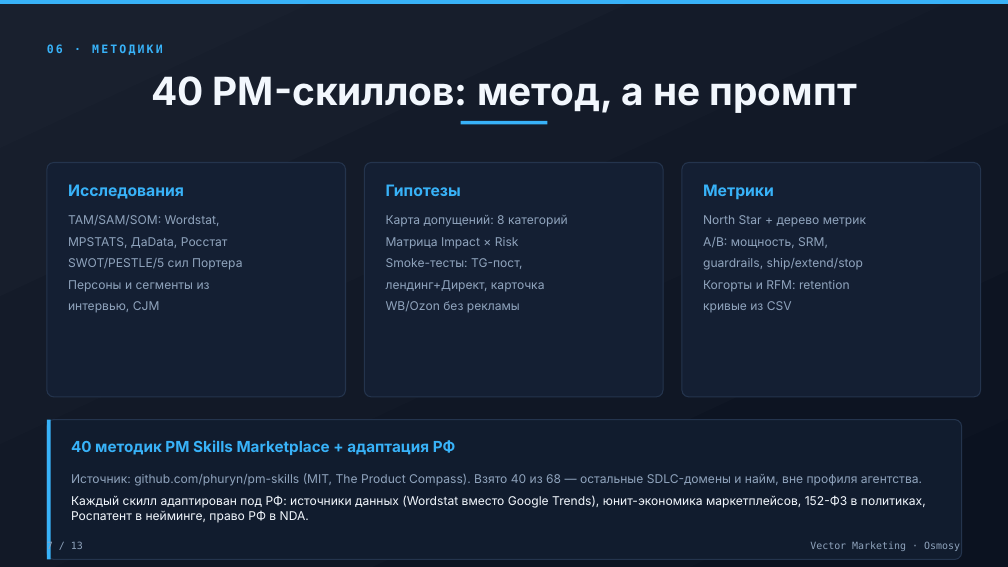
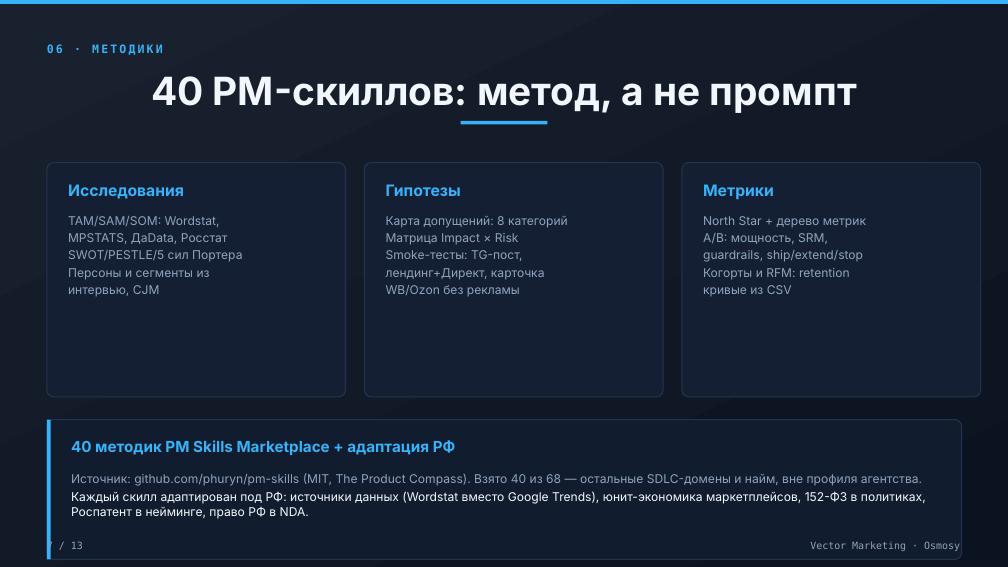
Before and after one commit to Osmosy/vector-marketing, a slide deck: slide 7 of deck/vector-marketing-01-obsidian-neon.pptx. Drawn at 1008x567 pixels with LibreOffice and Linux fonts; fonts in the diff are those of the drawing. Boxes give left, top, right and bottom in pixels: in the first picture for what was removed or moved away, otherwise in the second. Text is boxed around its words. In the diff, an @@ line names an element or a change of style, - is before the commit and + after.

```diff
--- a/deck/vector-marketing-01-obsidian-neon.pptx
+++ b/deck/vector-marketing-01-obsidian-neon.pptx
@@ text at (68,216,228,244): paragraphs added @@
+TAM/SAM/SOM: Wordstat,
+MPSTATS, ДaData, Росстат
@@ text "TAM/SAM/SOM: Wordstat,": place and size @@
-text "TAM/SAM/SOM: Wordstat," at (68,258,242,270)
+text "TAM/SAM/SOM: Wordstat," at (68,216,242,297)
@@ text removed at (68,237,228,248) @@
-MPSTATS, ДaData, Росстат
@@ text at (386,216,568,280): paragraphs added @@
+Карта допущений: 8 категорий
+Матрица Impact × Risk
+Smoke-тесты: TG-пост,
+лендинг+Директ, карточка
@@ text "Карта допущений: 8 категорий": place and size @@
-text "Карта допущений: 8 категорий" at (386,301,520,313)
+text "Карта допущений: 8 категорий" at (386,216,568,297)
@@ text removed at (386,237,519,249) @@
-Матрица Impact × Risk
@@ text at (703,216,866,262): paragraphs added @@
+North Star + дерево метрик
+A/B: мощность, SRM,
+guardrails, ship/extend/stop
@@ text "North Star + дерево метрик": place and size @@
-text "North Star + дерево метрик" at (703,280,850,292)
+text "North Star + дерево метрик" at (703,216,866,296)
@@ text removed at (703,237,828,248) @@
-A/B: мощность, SRM,
@@ text at (68,268,210,297): paragraphs added @@
+Персоны и сегменты из
+интервью, CJM
@@ text at (68,250,242,262): line spacing 1 to 1.05; more space between paragraphs @@
@@ text removed at (386,258,523,269) @@
-Smoke-тесты: TG-пост,
@@ text at (703,268,850,280): line spacing 1 to 1.05; more space between paragraphs @@
@@ text removed at (703,258,863,270) @@
-guardrails, ship/extend/stop
@@ text removed at (68,280,210,292) @@
-Персоны и сегменты из
@@ text at (386,285,520,297): line spacing 1 to 1.05; more space between paragraphs @@
@@ text removed at (386,280,545,292) @@
-лендинг+Директ, карточка
@@ text at (703,285,792,296): paragraph added @@
+кривые из CSV
@@ text removed at (68,301,160,313) @@
-интервью, CJM
@@ text removed at (703,301,792,312) @@
-кривые из CSV
@@ text "Источник: github.com/phuryn/pm-skills (MIT, The Product ...": place and size @@
-text "Источник: github.com/phuryn/pm-skills (MIT, The Product ..." at (71,495,926,523)
+text "Источник: github.com/phuryn/pm-skills (MIT, The Product ..." at (71,473,926,519)
@@ text at (71,491,926,519): line spacing 1 to 1.05; more space between paragraphs @@
```
Also in this commit, not shown: 9 other slides changed, 4 other files.
